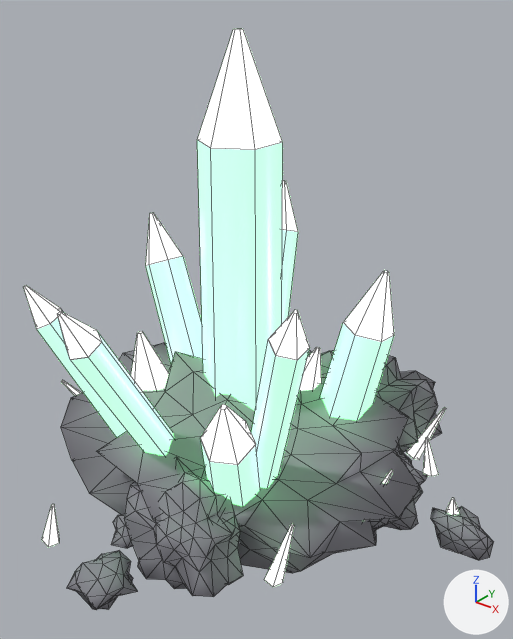
Renders of the FBX model Assets/_Project/Models/Ore/ore_uranium.fbx from each side of a commit.
The view is the same before and after, from a 50 mm lens placed at (1.178, -1.403, 1.417), pointed at (0.079, -0.03, 0.566). Lighting does not change. The marker at lower right points along +X, +Y and +Z. The older version comes first. Mesh edges are drawn as thin lines. Where no turn or scale is listed for an object, it has been applied to the vertices. Vertices at exactly the same position are counted once.

Names of what the first picture shows: 'ore_uranium'.
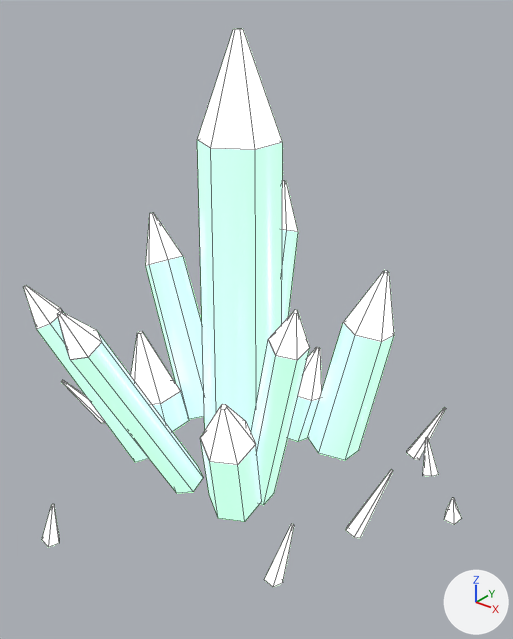
Where the change shows, as pixel boxes [x1, y1, x2, y2] in the pictures (513 x 639 px):
'ore_uranium', reshaped (7% narrower)
    before: [24, 29, 494, 610]
    after: [24, 29, 461, 587]
part 1 of me_ore_uranium, deleted
    before: [61, 343, 494, 610]

What the commit changed:
me_ore_uranium is used by ob_ore_uranium; location (0.0, 0.0, 0.0).
me_ore_uranium had 1430 vertices, 2391 faces and spanned x -0.607..0.76, y -0.678..0.639, z -0.128..1.3.
me_ore_uranium no longer uses material mat_base_rock (grey #86868e).
me_ore_uranium now has 326 vertices, 231 faces and spans x -0.607..0.654, y -0.622..0.441, z 0.024..1.3.
me_ore_uranium part 1: 12 loose pieces with 1104 vertices, spanning x -0.585..0.76, y -0.678..0.639, z -0.128..0.348, are deleted.
